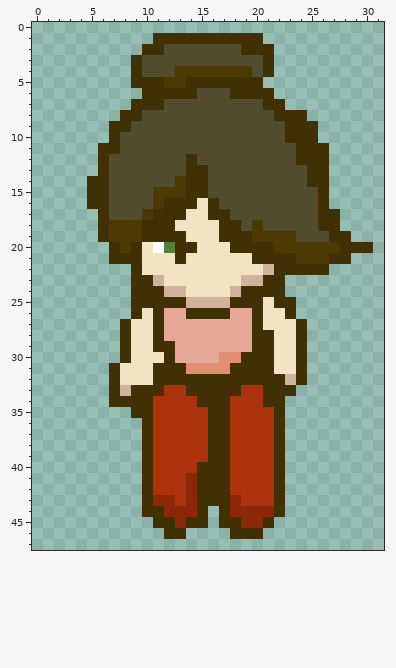
Two versions of one pixel-art sprite, data/images/girl/girl_top.png. The picture above was drawn from the file before the commit.
The file is 32x48 pixels.
Now the later version:
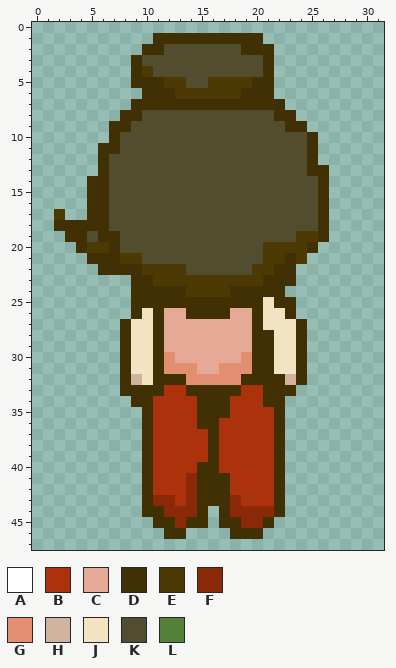
Palette (. is transparent): A #ffffff  B #ab320a  C #e6a995  D #403003  E #4d3904  F #8a2807  G #e38e71  H #d1b39d  J #f2e3c2  K #524d2f  L #558038
The exact change:
The edit turns colour D into colour B in rows 36 to 40 at x 17.
The edit turns colour D into colour C in row 29 at x 12.
The edit turns colour G into colour C in row 30 at x 17 to 18; in row 31 at x 15 to 16.
There is now colour D in row 5 at x 21; in row 17 at x 5; in row 18 at x 2 to 5; in row 19 at x 3 to 4; in row 20 at x 4; in row 21 at x 5 to 6.
There is now colour D in row 22 at x 6 to 8; in row 23 at x 23.
The edit turns colour B into colour D in rows 35 to 36 at x 15.
The edit turns colour E into colour D in row 19 at x 7; in row 20 at x 25.
The edit turns colour H into colour D in row 24 at x 12 to 13 and 18; in row 25 at x 14 to 17; in row 33 at x 8.
The edit turns colour J into colour D in row 30 at x 11; in rows 31 to 32 at x 8.
The edit turns colour K into colour D in row 7 at x 12 to 20; in row 19 at x 26.
There is now colour E in row 17 at x 2; in row 20 at x 5 to 6.
The edit turns colour D into colour E in row 5 at x 16 to 19; in row 6 at x 13 to 14 and 18; in row 20 at x 21; in row 21 at x 8 to 9 and 21 to 22.
The edit turns colour H into colour E in row 22 at x 21; in row 23 at x 11 and 19 to 20.
The edit turns colour J into colour E in row 22 at x 10 to 13 and 20; in row 23 at x 12 to 18; in row 24 at x 14 to 17.
The edit turns colour K into colour E in row 4 at x 10; in row 6 at x 15 to 17; in row 19 at x 24 to 25.
The edit turns colour D into colour G in row 30 at x 12 and 19; in row 31 at x 12 to 13 and 18 to 19; in row 32 at x 14 to 18.
The edit turns colour J into colour H in row 32 at x 9.
There is now colour K in row 19 at x 5.
The edit turns colour A into colour K in row 20 at x 11.
The edit turns colour D into colour K in row 5 at x 14 to 15; in row 10 at x 23 to 24; in row 11 at x 24; in row 12 at x 14 and 24; in row 13 at x 14 to 15; in row 14 at x 14 to 15 and 25.
The edit turns colour D into colour K in row 15 at x 14 to 15; in row 16 at x 12 to 14 and 16; in row 17 at x 11 to 13 and 16 to 17; in row 18 at x 10 to 12 and 17 to 18; in row 19 at x 10 to 13 and 17 to 19; in row 20 at x 9, 13 to 14 and 18 to 20.
The edit turns colour D into colour K in row 21 at x 13 and 20.
The edit turns colour E into colour K in row 4 at x 13 to 19; in row 14 at x 13; in row 15 at x 11 to 13; in row 16 at x 11; in row 17 at x 10; in row 18 at x 7 to 9 and 20.
The edit turns colour E into colour K in row 19 at x 8 to 9 and 20 to 23; in row 20 at x 8.
The edit turns colour J into colour K in row 16 at x 15; in row 17 at x 14 to 15; in row 18 at x 13 to 16; in row 19 at x 14 to 16; in row 20 at x 10 and 15 to 17; in row 21 at x 10 to 12 and 14 to 19.
The edit turns colour J into colour K in row 22 at x 14 to 19.
The edit turns colour L into colour K in row 20 at x 12.
Colour D is gone in row 8 at x 24; in row 9 at x 25; in rows 11 to 12 at x 26; in rows 17 to 18 at x 27; in row 19 at x 27 to 28; in row 20 at x 28 to 30.
Colour D is gone in row 21 at x 27 to 28; in row 22 at x 24 to 26; in rows 31 to 33 at x 7; in row 34 at x 7 to 8; in row 35 at x 9.
Colour E is gone in row 20 at x 26 to 27; in row 21 at x 25 to 26.
Where, in picture pixels (left, top, right, bottom), the same in both pictures:
changed: (54, 66, 373, 473)
